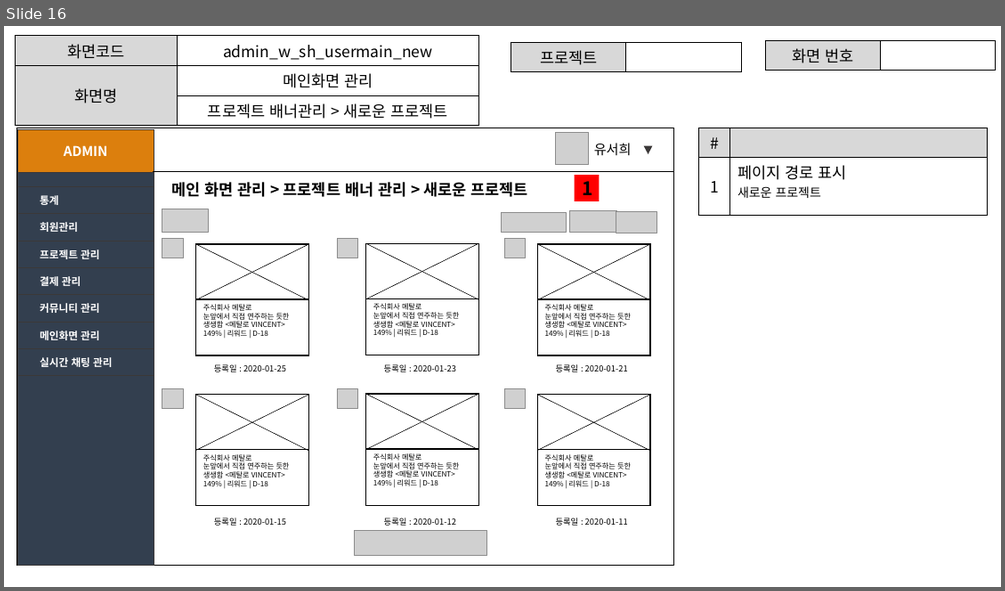
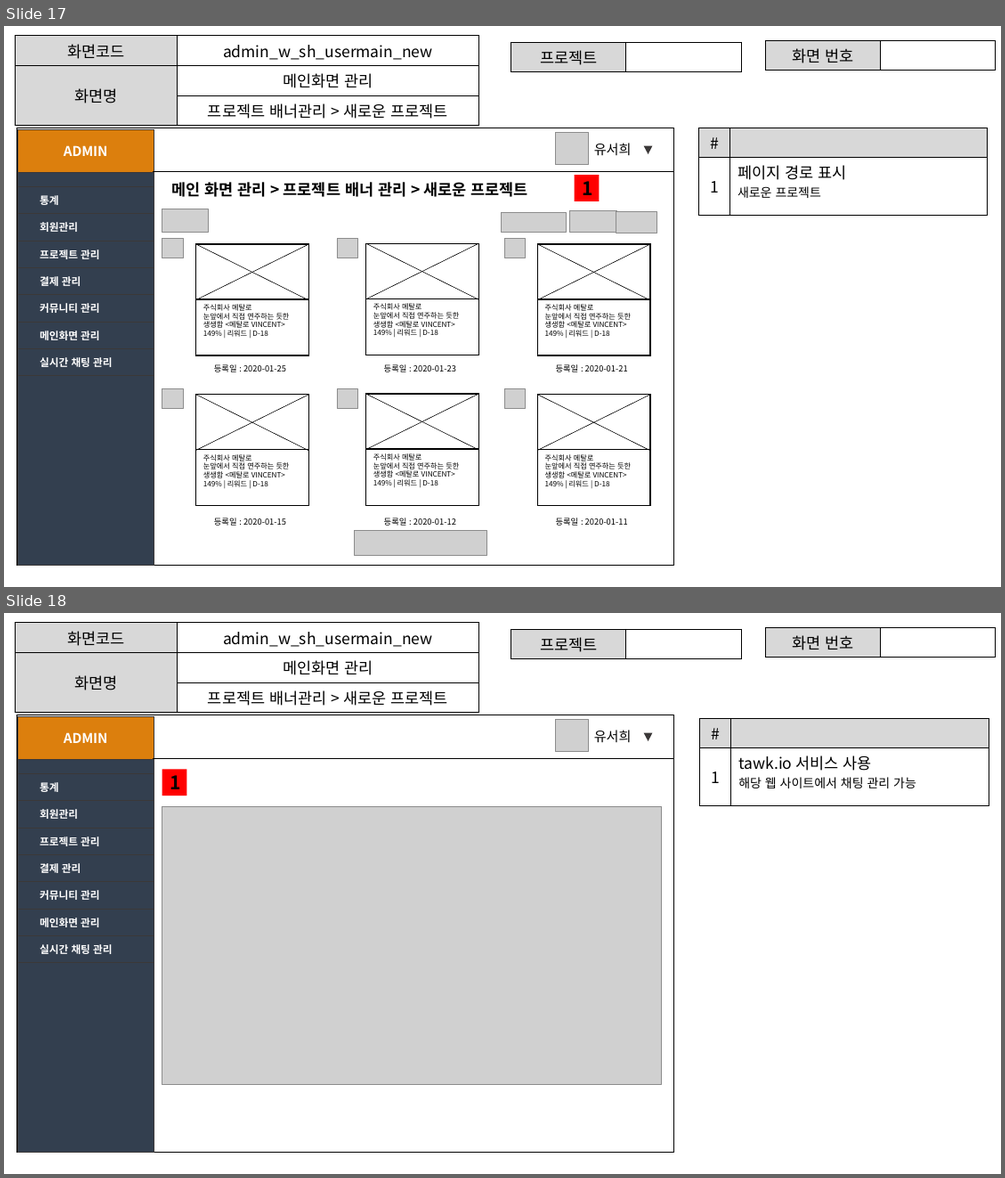
Before and after one commit to ezenteam2/EzenCrowdFunding, a slide deck: project03 화면설계서/project03 - 화면 설계서 - 서희.pptx. Shown one above the other, each under a label of ours: slide 16 before the commit, slides 17 and 18 after it. The pictures are 1005x591 and 1005x1178 pixels, drawn with LibreOffice and Linux fonts; fonts in the diff are those of the drawing; grey boxes stand for pictures. Boxes give left, top, right and bottom in pixels: in the first picture for what was removed or moved away, otherwise in the second. Text is boxed around its words. In the diff, an @@ line names an element or a change of style, - is before the commit and + after.

Commit message:
업데이트

```diff
--- a/project03 화면설계서/project03 - 화면 설계서 - 서희.pptx
+++ b/project03 화면설계서/project03 - 화면 설계서 - 서희.pptx
@@ slide 18 added at box(4, 613, 1001, 1174), background #FFFFFF @@
@@ table added at box(15, 623, 478, 709), 3 rows, 2 columns @@
+화면코드 | admin_w_sh_usermain_new
+화면명 | 메인화면 관리
+ | 프로젝트 배너관리 > 새로운 프로젝트
@@ table added at box(511, 629, 741, 656), 1 rows, 2 columns @@
+프로젝트 | 
@@ table added at box(765, 627, 995, 654), 1 rows, 2 columns @@
+화면 번호 | 
@@ rectangle added at box(16, 714, 673, 1152), fill #FFFFFF, outline #000000 1 pt, 12 pt, text #000000 @@
+tawk.io API
@@ table added at box(17, 716, 154, 1152), 10 rows, 1 columns @@
+ADMIN
+
+통계
+회원관리
+프로젝트 관리
+결제 관리
+커뮤니티 관리
+메인화면 관리
+실시간 채팅 관리
+
@@ picture added at box(555, 719, 588, 752) @@
@@ table added at box(700, 718, 989, 805), 2 rows, 2 columns @@
+# | 
+1 | tawk.io 서비스 사용 / 해당 웹 사이트에서 채팅 관리 가능
@@ text added at box(594, 730, 631, 743), 13 pt, text #000000 @@
+유서희
@@ triangle added at box(644, 732, 653, 741), fill #3B3838 @@
@@ line added from (153, 759) to (674, 759), #000000 0.5 pt @@
@@ rectangle added at box(162, 770, 187, 795), fill #FF0000, 18 pt, text #000000, bold @@
+1
@@ picture added at box(162, 807, 662, 1084) @@
@@ what was slide 16 is now slide 17 @@
```
Also in this commit, not shown: 1 other slide added, 1 other file.
